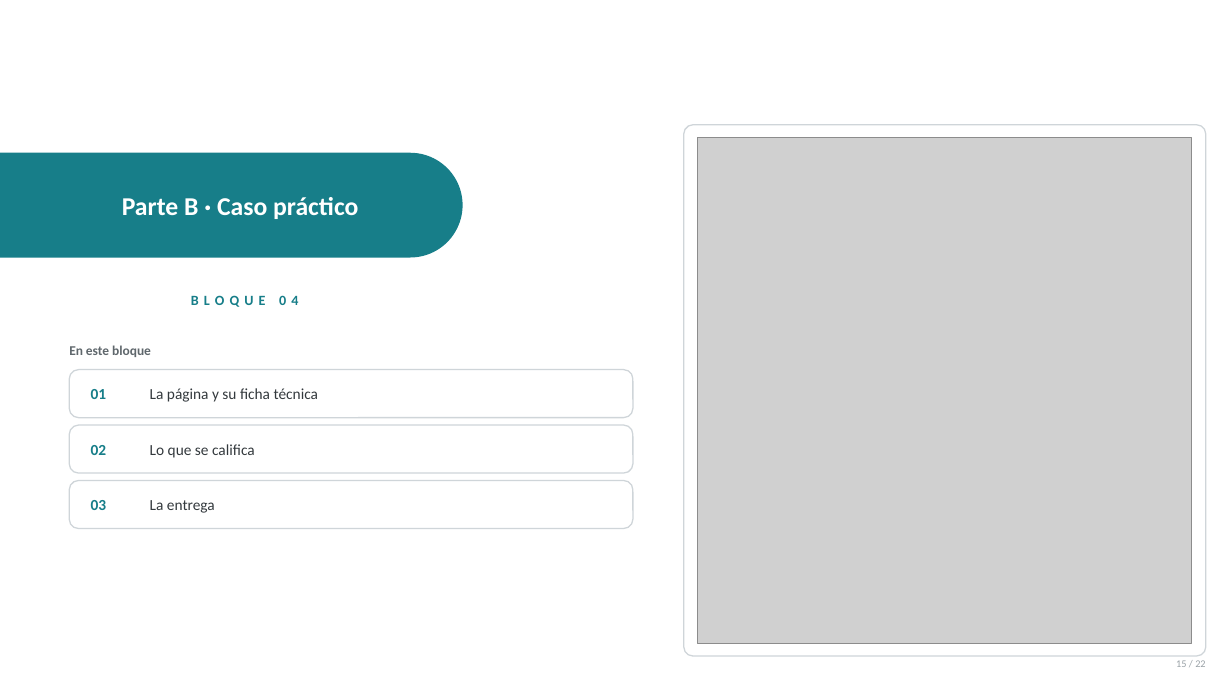
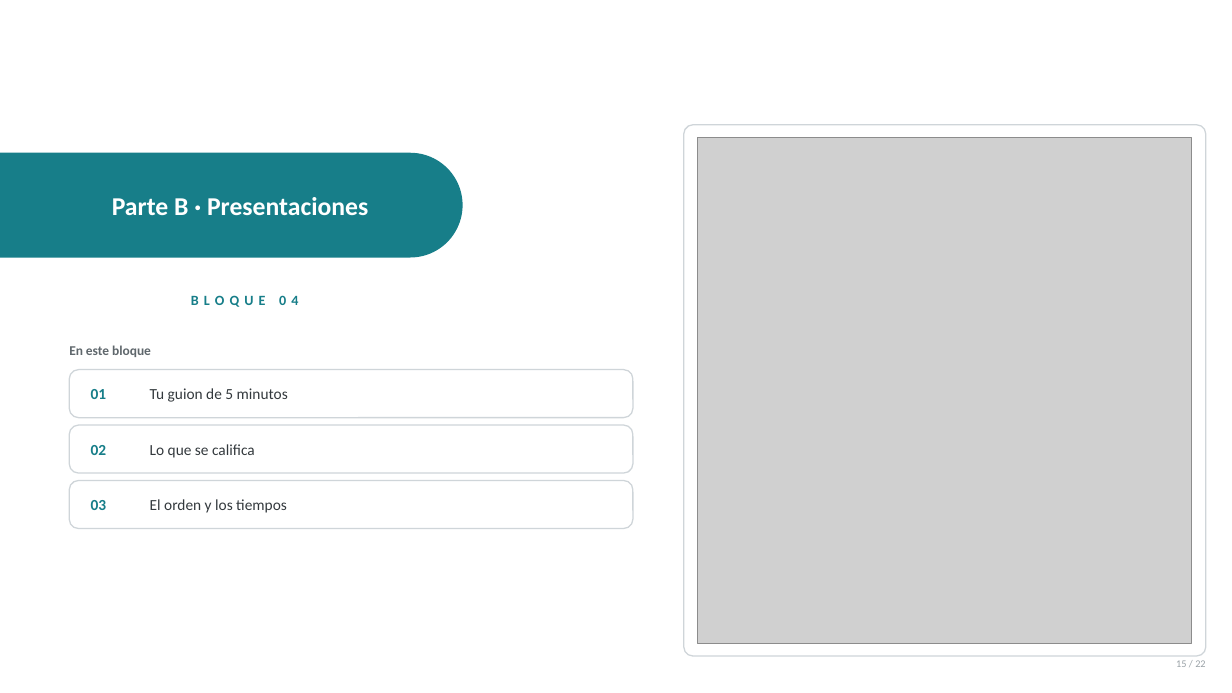
Before and after one commit to anibaler123143423234321/sesiones-dagner, a slide deck: slide 15 of SESION 16/Sesion16-Examen-Final-Evaluacion-Integradora.pptx. Drawn at 1232x693 pixels with LibreOffice and Linux fonts; fonts in the diff are those of the drawing; grey boxes stand for pictures; background and template pictures are left out. Boxes give left, top, right and bottom in pixels: in the first picture for what was removed or moved away, otherwise in the second. Text is boxed around its words. In the diff, an @@ line names an element or a change of style, - is before the commit and + after.

```diff
--- a/SESION 16/Sesion16-Examen-Final-Evaluacion-Integradora.pptx
+++ b/SESION 16/Sesion16-Examen-Final-Evaluacion-Integradora.pptx
@@ text at (112, 197, 368, 215): text changed @@
-Parte B · Caso práctico
+Parte B · Presentaciones
@@ text at (150, 388, 288, 402): text changed @@
-La página y su ficha técnica
+Tu guion de 5 minutos
@@ text at (150, 499, 287, 513): text changed @@
-La entrega
+El orden y los tiempos
```
Also in this commit, not shown: 7 other slides changed, 2 slides added, 2 slides removed, 23 other files.
